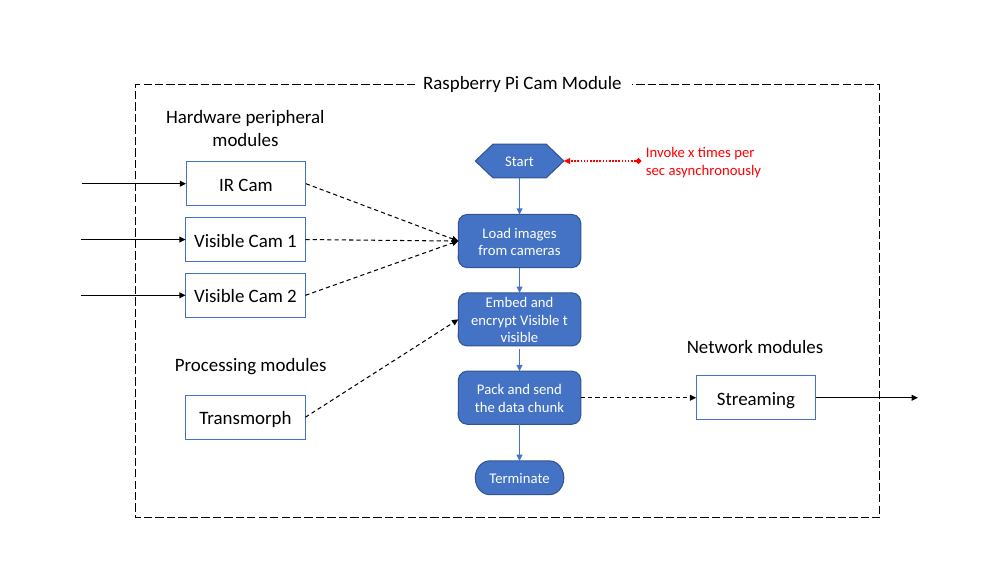
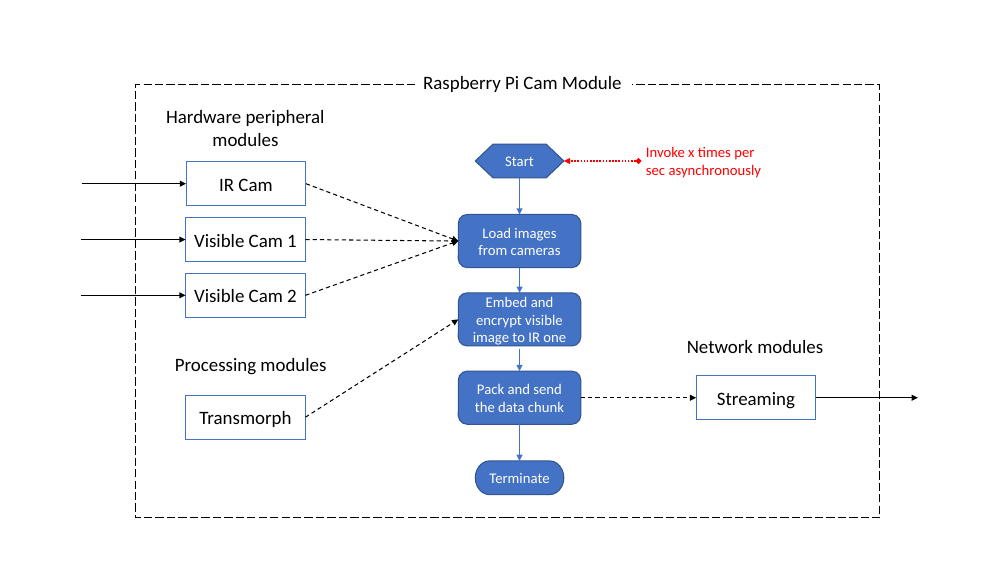
Before and after one commit to nelson-237/procam, a slide deck: slide 1 of docs/figures_arch.pptx. Drawn at 1008x567 pixels with LibreOffice and Linux fonts; fonts in the diff are those of the drawing. Boxes give left, top, right and bottom in pixels: in the first picture for what was removed or moved away, otherwise in the second. Text is boxed around its words. In the diff, an @@ line names an element or a change of style, - is before the commit and + after.

```diff
--- a/docs/figures_arch.pptx
+++ b/docs/figures_arch.pptx
@@ text in rounded rectangle at (x1=473, y1=296, x2=566, y2=347): text changed @@
-Embed and encrypt Visible t visible
+Embed and encrypt visible image to IR one
```
Also in this commit, not shown: 1 other file.
